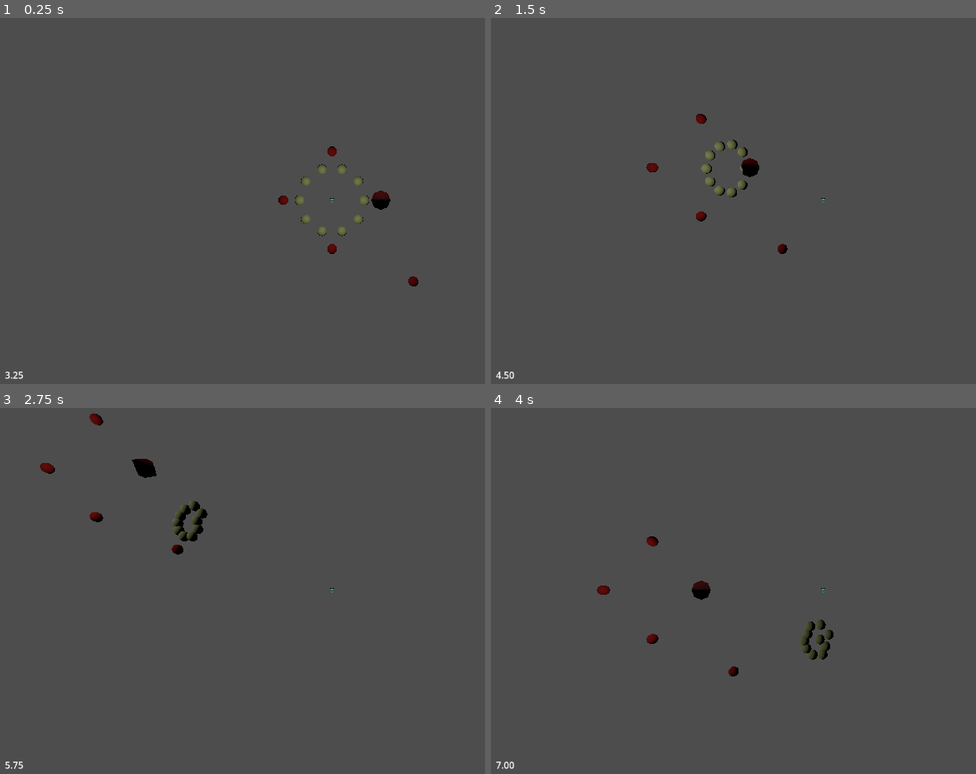
Above: before the commit, frames 1-4 (two rows, left to right).
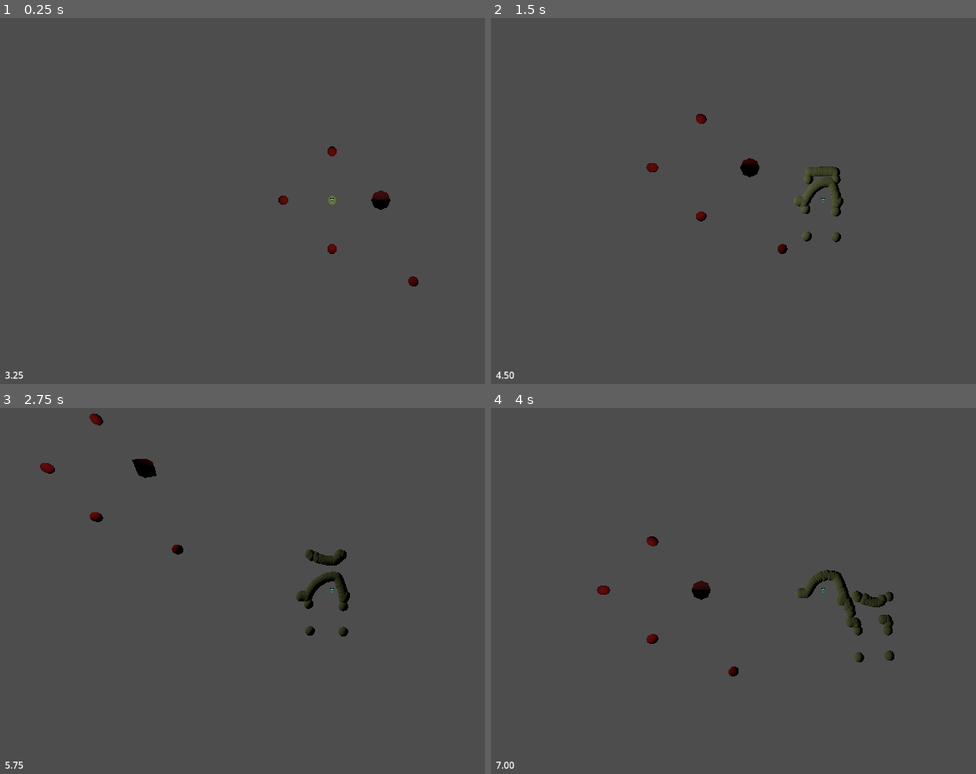
Above: after the commit, the same moments.

Repository: zeke8402/asg-godot-brewing
Game: Godot game, scene res://main.tscn
Same seed, same stepped clock (60 frames per second), same inputs: the game is played once before the commit and once after it.
Inputs:
- Up to frame 1 (0.25 s): no input
- Up to frame 2 (1.5 s): tap Enter at 0.5 s; hold D (move_right) 0.53-1.28 s; hold S (move_down) from 1.28 s (still down)
- Up to frame 3 (2.75 s): release S (move_down) at 2.03 s; hold D (move_right) from 2.03 s (still down)
- Up to frame 4 (4 s): release D (move_right) at 2.78 s; hold W (move_up) 2.78-3.53 s; hold A (move_left) from 3.53 s (still down)

The runs differ from the first frame. In frame 1, 0.3% of the frame differs, in the area x 60-77%, y 39-60%; in frame 2, 1.1%; in frame 3, 1.3%; in frame 4, 1.5%, in the area x 62-84%, y 44-70%.

Commit message:
Add "boids" logic

Diff:
--- a/Player/anchor.gd
+++ b/Player/anchor.gd
@@ -1,7 +1,7 @@
 extends CharacterBody3D
 
 const SPEED = 10.0
-const CELL_COUNT = 10
+const CELL_COUNT = 100
 const FLOCK_RADIUS = 2.0
 
 var cells: Array[Node3D] = []
@@ -45,10 +45,7 @@
 	cells.remove_at(index)
 
 func _physics_process(delta: float) -> void:
-	var input_dir := Vector2(
-		Input.get_axis("move_left", "move_right"),
-		Input.get_axis("move_up", "move_down")
-	)
+	var input_dir := Input.get_vector("move_left", "move_right", "move_up", "move_down")
 
 	if input_dir.length() > 1.0:
 		input_dir = input_dir.normalized()
--- a/Player/cell.gd
+++ b/Player/cell.gd
@@ -8,12 +8,20 @@
 const SEPARATION_RADIUS = 1.2
 const SEPARATION_STRENGTH = 6.0
 const DAMPING = 0.85
+const VISUAL_RANGE = 20
+const PROTECTED_RANGE = 5
+const CENTERING_FACTOR = 5
+const MATCHING_FACTOR = 1
+const AVOIDANCE_FACTOR = 1000
+const MIN_SPEED = -0.1
+const MAX_SPEED = 0.1
 
 func _ready() -> void:
 	_build_mesh()
 	_set_initial_position()
 
 func _build_mesh() -> void:
+	var body = AnimatableBody3D.new()
 	var mesh_instance := MeshInstance3D.new()
 	var sphere := SphereMesh.new()
 	sphere.radius = 0.3
@@ -24,7 +32,8 @@
 	mat.albedo_color = Color(0.9, 0.95, 0.6)
 	mesh_instance.material_override = mat
 
-	add_child(mesh_instance)
+	body.add_child(mesh_instance)
+	add_child(body)
 
 func _set_initial_position() -> void:
 	var index: int = anchor.cells.find(self)
@@ -37,26 +46,29 @@
 	)
 
 func update(delta: float) -> void:
-	if anchor == null:
-		return
+	var pos_avg = anchor.position
+	var vel_avg = anchor.velocity
+	var close_dv = (anchor.position - position) * CENTERING_FACTOR * 10
+	var neighboring_cells = 1
 
-	var to_cell: Vector3 = global_position - anchor.global_position
+	for cell in anchor.cells:
+		var distance_to_cell: Vector3 = position - cell.position
 
-	if to_cell.length() < 0.001:
-		to_cell = Vector3(1, 0, 0)
+		if distance_to_cell.length() < VISUAL_RANGE:
+			if distance_to_cell.length_squared() < PROTECTED_RANGE ** 2:
+				close_dv += distance_to_cell + Vector3(0.5, anchor.global_position.y, 0.5)
+			else:
+				pos_avg += cell.position
+				vel_avg += cell.velocity
+				neighboring_cells += 1
 
-	var ideal_position: Vector3 = anchor.global_position + to_cell.normalized() * FLOCK_RADIUS
-	var radius_force: Vector3 = (ideal_position - global_position) * RADIUS_STRENGTH
-	var separation_force := Vector3.ZERO
+		pos_avg = pos_avg / neighboring_cells
+		vel_avg = vel_avg / neighboring_cells
 
-	for other in anchor.cells:
-		if other == self:
-			continue
-		var diff: Vector3 = global_position - other.global_position
-		var dist: float = diff.length()
-		if dist < SEPARATION_RADIUS and dist > 0.001:
-			separation_force += diff.normalized() * (SEPARATION_RADIUS - dist) * SEPARATION_STRENGTH
+		velocity += (pos_avg - position) * CENTERING_FACTOR + (vel_avg - velocity) * MATCHING_FACTOR
 
-	velocity += (radius_force + separation_force) * delta
-	velocity *= DAMPING
-	global_position += velocity * delta
+		velocity += close_dv * AVOIDANCE_FACTOR
+
+		velocity = velocity.clampf(MIN_SPEED, MAX_SPEED) * delta
+
+		position += velocity
--- /dev/null
+++ b/boids.tscn
@@ -0,0 +1,3 @@
+[gd_scene format=3 uid="uid://egd7iej4pql7"]
+
+[node name="Node3D" type="Node3D" unique_id=1835562448]
--- a/project.godot
+++ b/project.godot
@@ -35,6 +35,7 @@
 "deadzone": 0.2,
 "events": [Object(InputEventKey,"resource_local_to_scene":false,"resource_name":"","device":0,"window_id":0,"alt_presse …(189 unchanged characters)…
 , Object(InputEventJoypadMotion,"resource_local_to_scene":false,"resource_name":"","device":-1,"axis":1,"axis_value":1.0,"script":null)
+, Object(InputEventKey,"resource_local_to_scene":false,"resource_name":"","device":-1,"window_id":0,"alt_pressed":false,"shift_pressed":false,"ctrl_pressed":false,"meta_pressed":false,"pressed":false,"keycode":0,"physical_keycode":83,"key_label":0,"unicode":115,"location":0,"echo":false,"script":null)
 ]
 }
 move_left={
--- /dev/null
+++ b/world.gd
@@ -0,0 +1,41 @@
+extends Node3D
+
+func _ready() -> void:
+	_build_light()
+	_build_landmarks()
+	_build_player()
+
+func _build_light() -> void:
+	var light := OmniLight3D.new()
+	light.position = Vector3(0, 5, 0)
+	light.omni_range = 50.0
+	add_child(light)
+
+func _build_landmarks() -> void:
+	var positions = [
+		Vector3(3, 0, 0),
+		Vector3(-3, 0, 0),
+		Vector3(0, 0, 3),
+		Vector3(0, 0, -3),
+		Vector3(5, 0, 5),
+	]
+
+	for pos in positions:
+		var mesh_instance := MeshInstance3D.new()
+		var sphere := SphereMesh.new()
+		sphere.radius = 0.3
+		sphere.height = 0.6
+		mesh_instance.mesh = sphere
+
+		var mat := StandardMaterial3D.new()
+		mat.albedo_color = Color(0.8, 0.1, 0.1)
+		mesh_instance.material_override = mat
+
+		mesh_instance.position = pos
+		add_child(mesh_instance)
+
+func _build_player() -> void:
+	var player := CharacterBody3D.new()
+	player.name = "Player"
+	player.set_script(load("res://Player/anchor.gd"))
+	add_child(player)
--- /dev/null
+++ b/world.tscn
@@ -0,0 +1,6 @@
+[gd_scene format=3 uid="uid://d1j8mdtwe1tje"]
+
+[ext_resource type="Script" uid="uid://c0rfc5xakag3a" path="res://world.gd" id="1_f3sb7"]
+
+[node name="World" type="Node3D" unique_id=505859099]
+script = ExtResource("1_f3sb7")
Not shown, added: world.gd.uid
